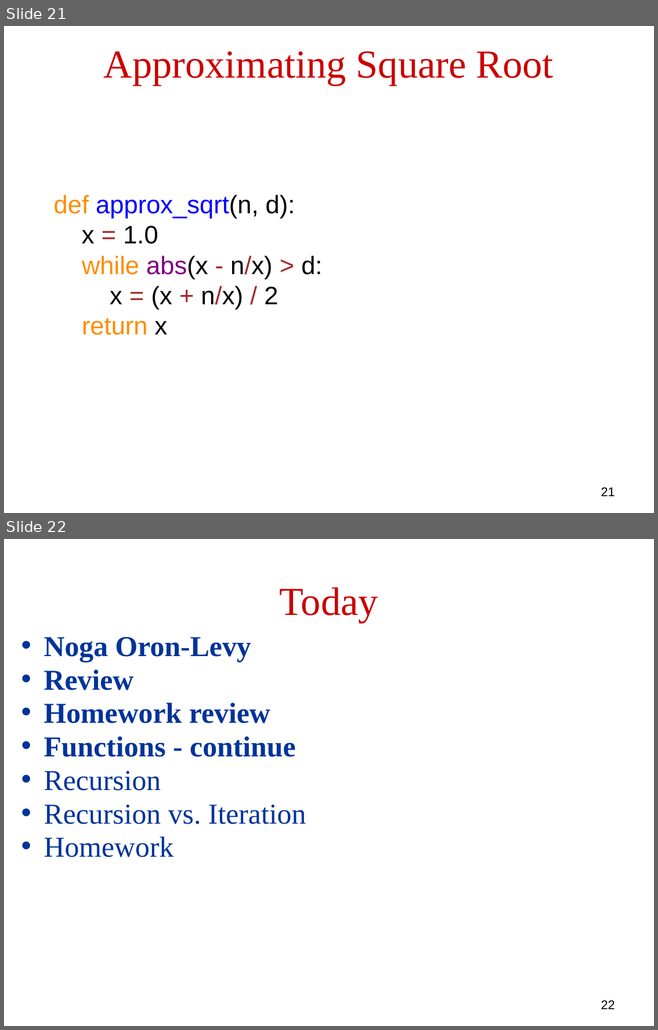
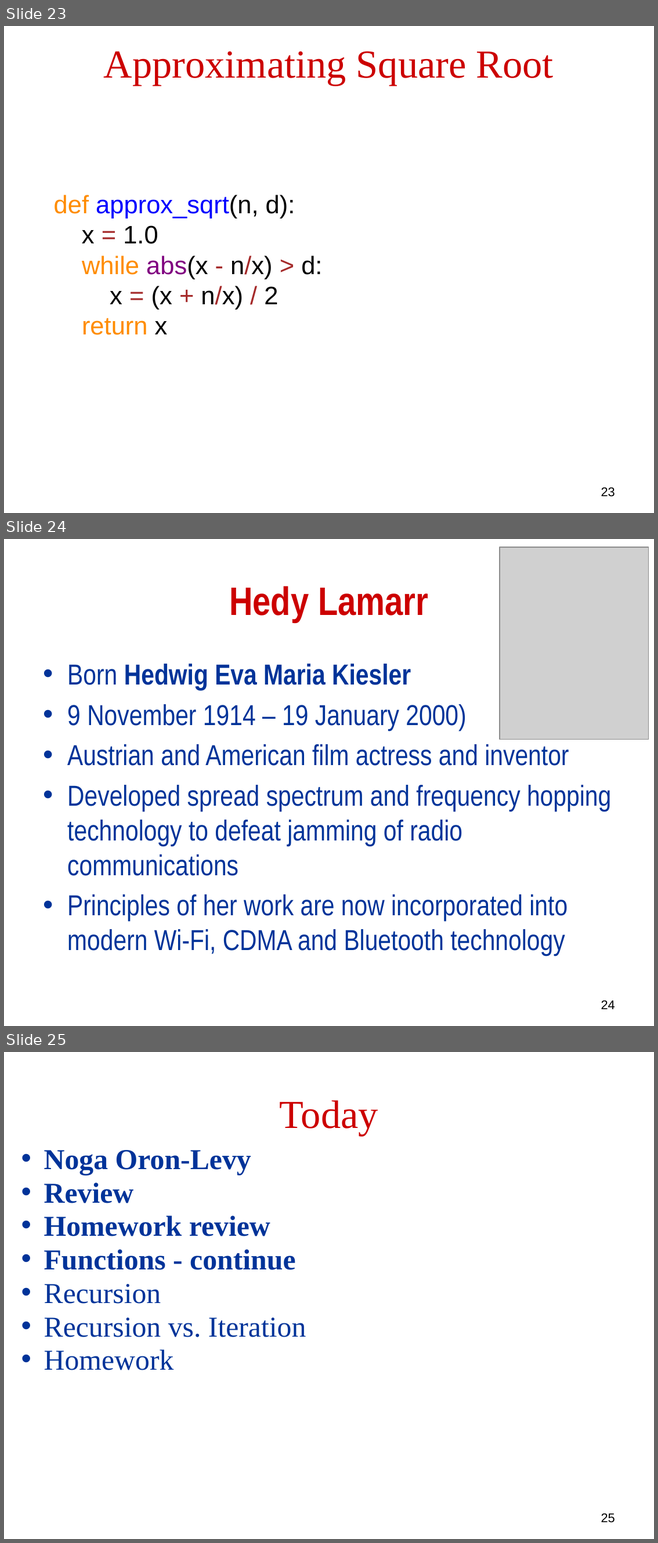
Before and after one commit to robintux/gip, a slide deck: Sessions/3/gip3.pptx. Shown one above the other, each under a label of ours: slides 21 and 22 before the commit, slides 23, 24 and 25 after it. The pictures are 658x1030 and 658x1543 pixels, drawn with LibreOffice and Linux fonts; fonts in the diff are those of the drawing; grey boxes stand for pictures. Boxes give left, top, right and bottom in pixels: in the first picture for what was removed or moved away, otherwise in the second. Text is boxed around its words. In the diff, an @@ line names an element or a change of style, - is before the commit and + after.

```diff
--- a/Sessions/3/gip3.pptx
+++ b/Sessions/3/gip3.pptx
@@ slide 24 added at <box>4,539,654,1026</box>, background #FFFFFF @@
@@ picture added at <box>499,547,648,739</box> @@
@@ title added at <box>229,586,428,622</box>, 44 pt, text #CC0000, bold @@
+Hedy Lamarr
@@ text added at <box>67,664,611,956</box>, 32 pt, text #003399 @@
+• Born Hedwig Eva Maria Kiesler
+• 9 November 1914 – 19 January 2000)
+• Austrian and American film actress and inventor
+• Developed spread spectrum and frequency hopping technology to defeat jamming of radio communications
+• Principles of her work are now incorporated into modern Wi-Fi, CDMA and Bluetooth technology
@@ page number added at <box>601,1000,615,1009</box>, 14 pt, text #000000 @@
+24
@@ what was slide 21 is now slide 23 @@
@@ page number at <box>601,487,615,497</box>: text changed @@
-21
+23
@@ what was slide 22 is now slide 25 @@
@@ page number at <box>601,1513,615,1523</box>: text changed @@
-22
+25
```
Also in this commit, not shown: 3 other slides added.
